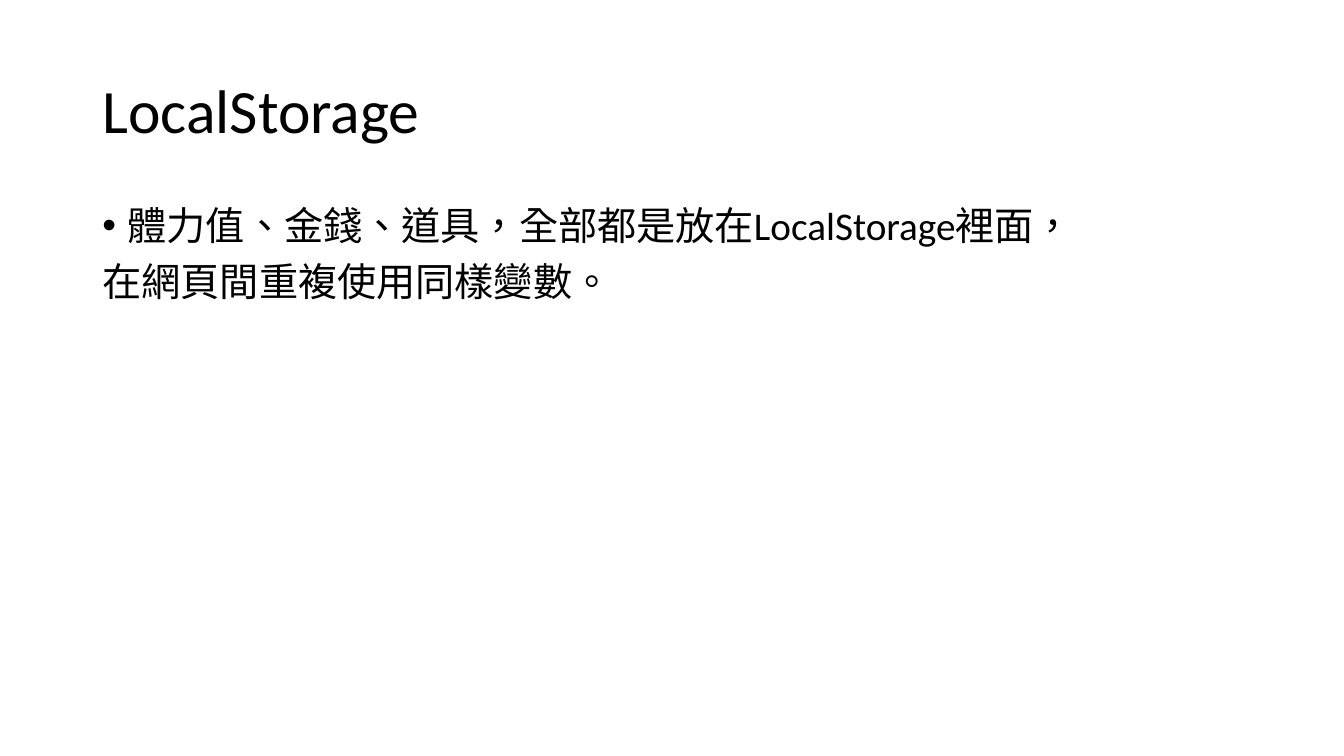
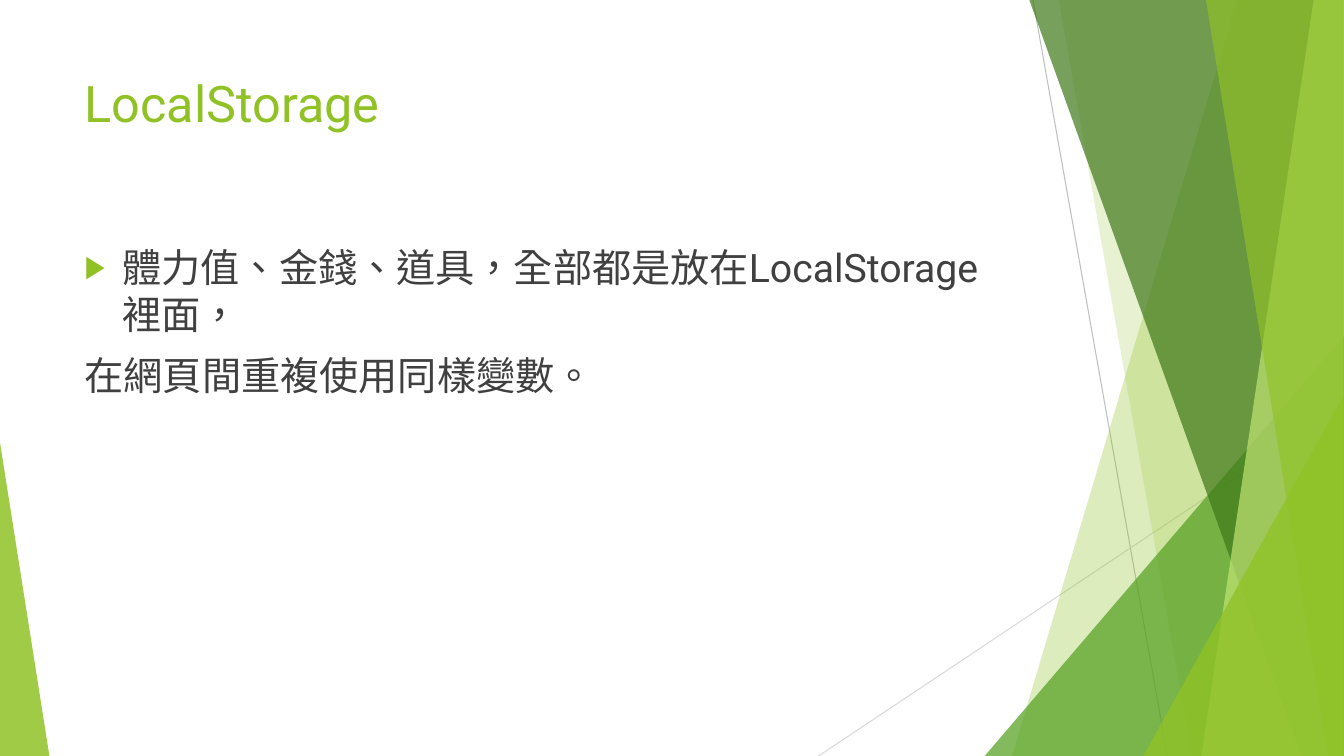
Before and after one commit to Freedom1026/Canvas, a slide deck: slide 16 of 保衛潛艇戰(守城遊戲).pptx. Drawn at 1344x756 pixels with LibreOffice and Linux fonts; fonts in the diff are those of the drawing. Boxes give left, top, right and bottom in pixels: in the first picture for what was removed or moved away, otherwise in the second. Text is boxed around its words. In the diff, an @@ line names an element or a change of style, - is before the commit and + after.

```diff
--- a/保衛潛艇戰(守城遊戲).pptx
+++ b/保衛潛艇戰(守城遊戲).pptx
@@ title "LocalStorage": place and size @@
-title "LocalStorage" at <box>102,90,419,144</box>
+title "LocalStorage" at <box>85,84,380,133</box>
@@ title "LocalStorage" at <box>85,84,380,133</box>: size 44 to 36 pt, font Calibri to Roboto, text colour #000000 to #90C226; line spacing 0.9 to 1; vertical alignment middle to top @@
@@ text "體力值、金錢、道具，全部都是放在LocalStorage裡面，": place and size @@
-text "體力值、金錢、道具，全部都是放在LocalStorage裡面，" at <box>102,207,1073,300</box>
+text "體力值、金錢、道具，全部都是放在LocalStorage裡面，" at <box>85,249,979,394</box>
@@ text "體力值、金錢、道具，全部都是放在LocalStorage裡面，" at <box>85,249,979,394</box>: font Calibri to Roboto, text colour #000000 to #404040; bullet • to ▶; line spacing 0.9 to 1; indent changed @@
@@ group added at <box>0,0,1344,756</box>: 5 freeform shapes, 3 triangles, 2 lines @@
```
Also in this commit, not shown: 7 other slides changed, 3 other files.
